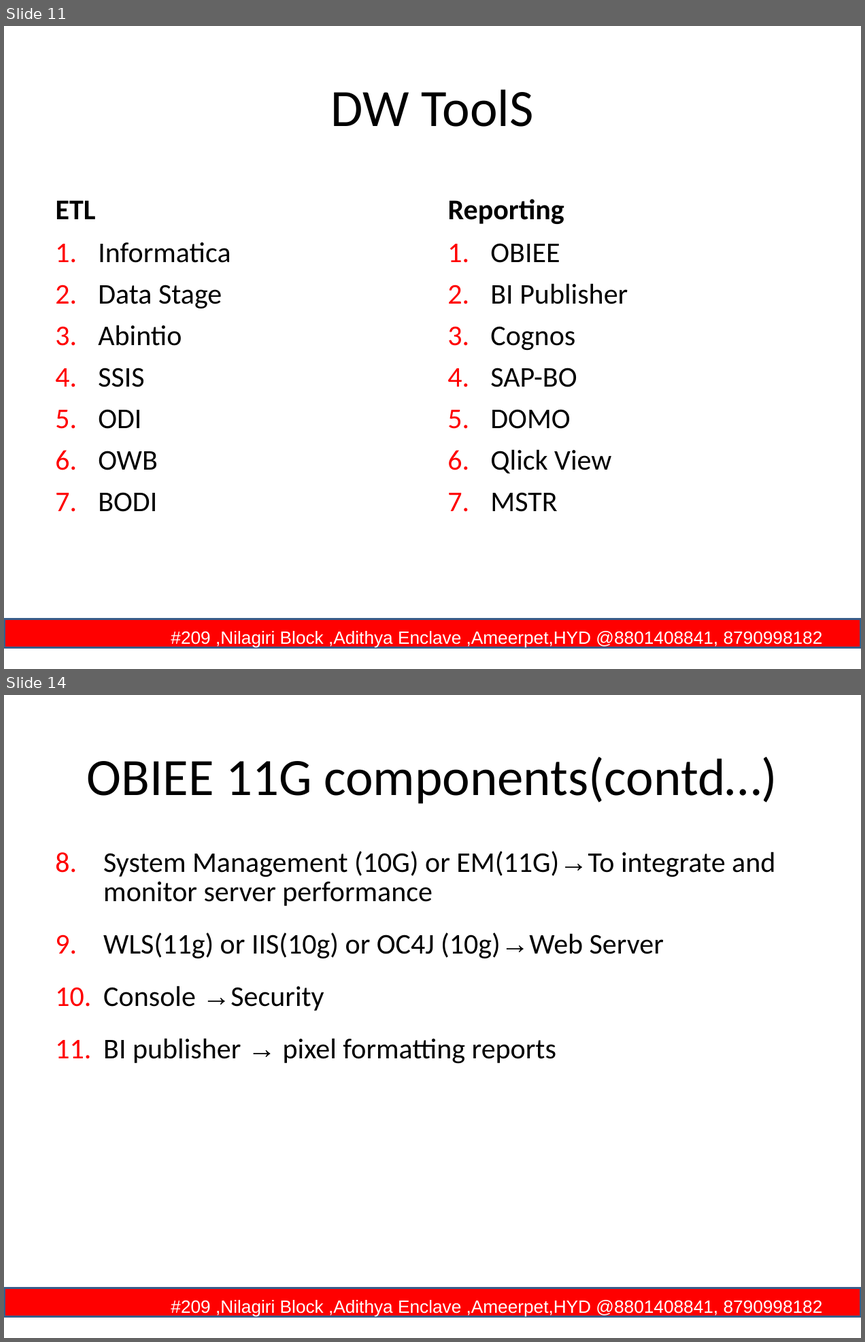
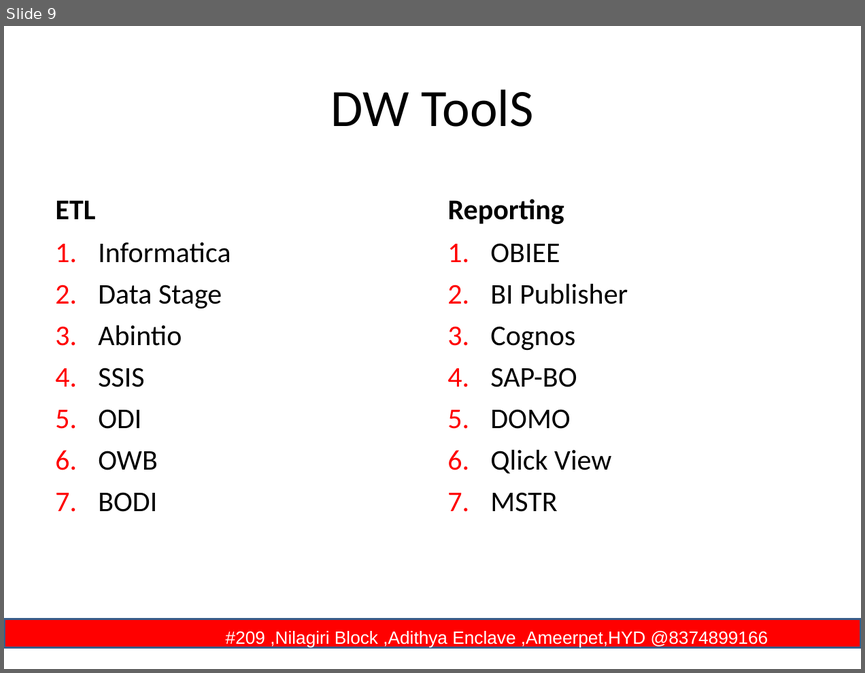
Before and after one commit to rritec/snowflake, a slide deck: Demo1.2.ppt. Shown one above the other, each under a label of ours: slides 11 and 14 before the commit, slide 9 after it; the slides between them are not shown. The pictures are 865x1342 and 865x673 pixels, drawn with LibreOffice and Linux fonts; fonts in the diff are those of the drawing; background and template pictures are left out. Boxes give left, top, right and bottom in pixels: in the first picture for what was removed or moved away, otherwise in the second. Text is boxed around its words. In the diff, an @@ line names an element or a change of style, - is before the commit and + after.

```diff
--- a/Demo1.2.ppt
+++ b/Demo1.2.ppt
@@ slide 14 removed at [4,695,861,1338], background #FFFFFF; not listed: 1 template element that a slide beside it also shows @@
@@ title removed at [87,757,777,804] @@
-OBIEE 11G components(contd…)
@@ text removed at [103,851,775,1064] @@
-8. System Management (10G) or EM(11G)→To integrate and monitor server performance
-9. WLS(11g) or IIS(10g) or OC4J (10g)→Web Server
-10. Console →Security
-11. BI publisher → pixel formatting reports
@@ what was slide 11 is now slide 9 @@
@@ slide 9 changed as well @@
@@ text in rectangle at [226,631,768,647]: text changed @@
-#209 ,Nilagiri Block ,Adithya Enclave ,Ameerpet,HYD @8801408841, 8790998182
+#209 ,Nilagiri Block ,Adithya Enclave ,Ameerpet,HYD @8374899166
```
Also in this commit, not shown: 30 other slides changed, 1 slide added, 21 other slides removed.
